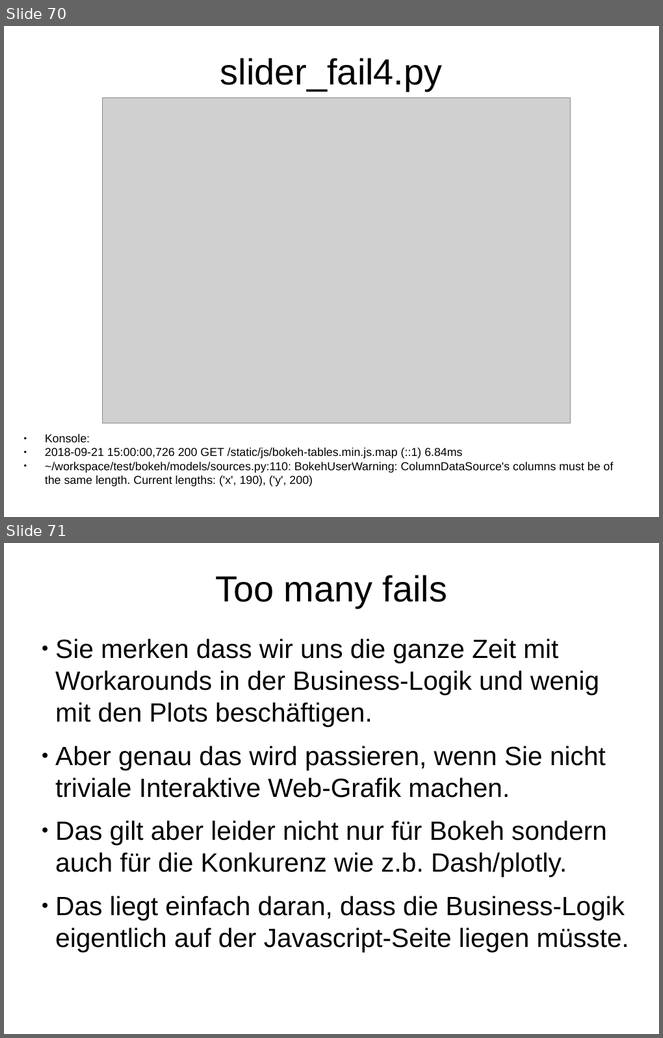
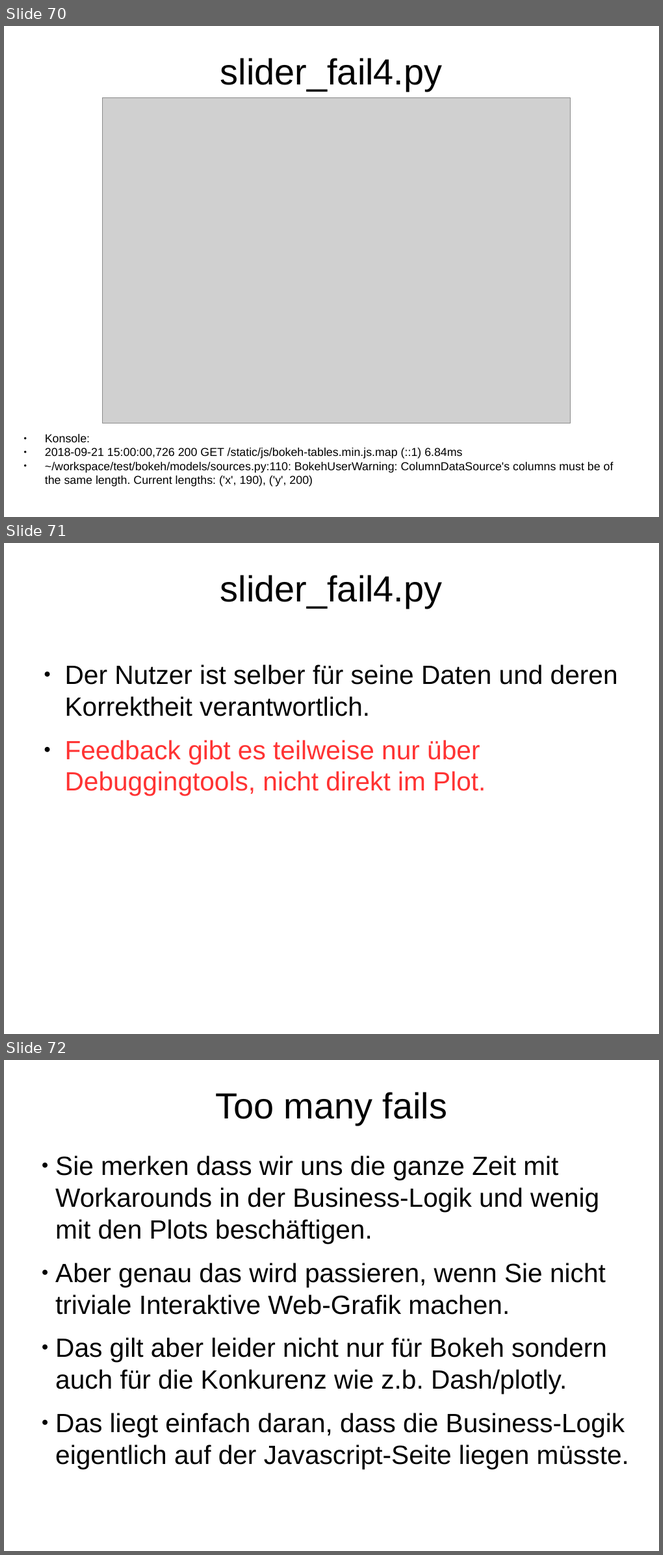
Before and after one commit to Inqbus/python_summit, a slide deck: vortrag/bokeh_sandra.odp. Shown one above the other, each under a label of ours: slides 70 and 71 before the commit, slides 70, 71 and 72 after it. The pictures are 663x1038 and 663x1555 pixels, drawn with LibreOffice and Linux fonts; fonts in the diff are those of the drawing; grey boxes stand for pictures. Boxes give left, top, right and bottom in pixels: in the first picture for what was removed or moved away, otherwise in the second. Text is boxed around its words. In the diff, an @@ line names an element or a change of style, - is before the commit and + after.

Commit message:
Updated examples and talk

```diff
--- a/vortrag/bokeh_sandra.odp
+++ b/vortrag/bokeh_sandra.odp
@@ slide 71 added at <box>4,543,659,1034</box>, background #FFFFFF @@
@@ title added at <box>220,575,442,608</box>, 44 pt, text #000000 @@
+slider_fail4.py
@@ text added at <box>65,665,618,796</box>, 32 pt, text #000000 @@
+● Der Nutzer ist selber für seine Daten und deren Korrektheit verantwortlich.
+● Feedback gibt es teilweise nur über Debuggingtools, nicht direkt im Plot.
@@ what was slide 71 is now slide 72 @@
```
Also in this commit, not shown: 1 other file.
